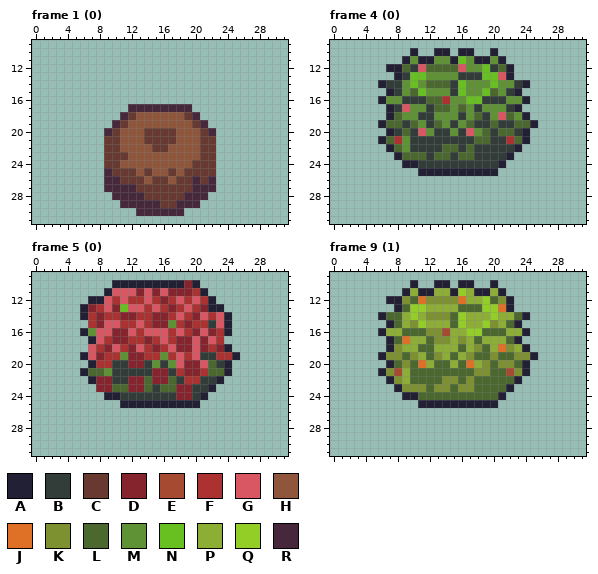
One commit to this pixel-art file: objects/WIP/DZ/garden town/mums/BUSH_MUM.aseprite. The first picture shows the starting point.
32x32 pixels, 20 frames. Colours within 5 levels of each other are drawn and written as one. Shown: frame 1 (0): x 0..31, y 9..31; frame 4 (0): x 0..31, y 9..31; frame 5 (0): x 0..31, y 9..31; frame 9 (1): x 0..31, y 9..31. The commit also changed other frames, which this record leaves out.
Palette (. is transparent): A #222034  B #323c39  C #673930  D #86242d  E #a64b31  F #ac3232  G #d95763  H #8f563b  J #df7126  K #7e9131  L #4b692f  M #5f9234  N #67c01f  P #8cae34  Q #92ce25  R #46273c
New version:
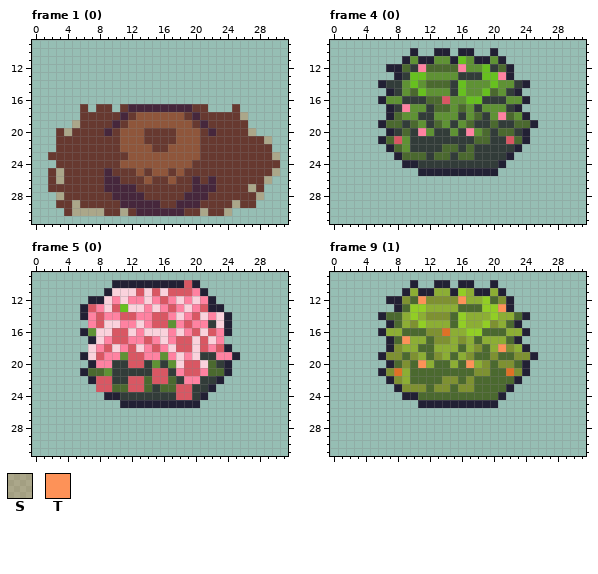
Colours new in this view: S #df71264b  T #fd9258
Commit: wet roses
Change:
{"change": "layer \"wet\" added"}
{"change": "layer \"red mum\" now hidden"}
{"change": "layer \"pink mum\" now shown"}
{"colour":"D","old":"#86242d","new":"#d95763"}
{"colour":"F","old":"#ac3232","new":"#ff82a1"}
{"colour":"G","old":"#d95763","new":"#fad2dc"}
{"where": "frame 1 (0), layer \"wet\""}
{"frame":1,"y":17,"x":6,"old":".","new":"C"}
{"frame":1,"y":17,"x":8,"old":"..","new":"CC"}
{"frame":1,"y":17,"x":11,"old":".","new":"C"}
{"frame":1,"y":17,"x":20,"old":"..","new":"CC"}
{"frame":1,"y":17,"x":25,"old":".","new":"C"}
{"frame":1,"y":18,"x":6,"old":".....","new":"CCCCC"}
{"frame":1,"y":18,"x":21,"old":"......","new":"CCCCCS"}
{"frame":1,"y":19,"x":5,"old":".....","new":"SCCCC"}
{"frame":1,"y":19,"x":22,"old":".....","new":"CCCCC"}
{"frame":1,"y":20,"x":3,"old":"......","new":"CSCCCC"}
{"frame":1,"y":20,"x":23,"old":".....","new":"CCCCS"}
{"frame":1,"y":21,"x":3,"old":"......","new":"CCCCCC"}
{"frame":1,"y":21,"x":23,"old":".......","new":"CCCCCCS"}
{"frame":1,"y":22,"x":3,"old":"......","new":"CCCCCC"}
{"frame":1,"y":22,"x":23,"old":".......","new":"CCCCCCC"}
{"frame":1,"y":23,"x":2,"old":".......","new":"CCCCCCC"}
{"frame":1,"y":23,"x":23,"old":"........","new":"CCCCCCCS"}
{"frame":1,"y":24,"x":3,"old":"......","new":"CCCCCC"}
{"frame":1,"y":24,"x":23,"old":"........","new":"CCCCCCCC"}
{"frame":1,"y":25,"x":2,"old":".......","new":"CSCCCCC"}
{"frame":1,"y":25,"x":23,"old":"........","new":"CCCCCCCS"}
{"frame":1,"y":26,"x":2,"old":".......","new":"CSCCCCC"}
{"frame":1,"y":26,"x":23,"old":".......","new":"CCCCCCS"}
{"frame":1,"y":27,"x":2,"old":".......","new":"CCCCCCC"}
{"frame":1,"y":27,"x":23,"old":"......","new":"CCCCSC"}
{"frame":1,"y":28,"x":3,"old":".......","new":"SCCCCCC"}
{"frame":1,"y":28,"x":22,"old":".......","new":"CCCCCCS"}
{"frame":1,"y":29,"x":3,"old":"........","new":"CCSCCCCC"}
{"frame":1,"y":29,"x":21,"old":".......","new":"CCCCSCC"}
{"frame":1,"y":30,"x":4,"old":".........","new":"CSSSSCCSC"}
{"frame":1,"y":30,"x":19,"old":"......","new":"CCSCCS"}
{"where": "frame 4 (0), layer \"pink mum\""}
{"frame":4,"y":12,"x":11,"old":"G","new":"F"}
{"frame":4,"y":12,"x":16,"old":"G","new":"F"}
{"frame":4,"y":13,"x":21,"old":"G","new":"F"}
{"frame":4,"y":16,"x":14,"old":"F","new":"D"}
{"frame":4,"y":17,"x":9,"old":"G","new":"F"}
{"frame":4,"y":18,"x":21,"old":"G","new":"F"}
{"frame":4,"y":20,"x":11,"old":"G","new":"F"}
{"frame":4,"y":20,"x":17,"old":"G","new":"F"}
{"frame":4,"y":21,"x":8,"old":"F","new":"D"}
{"frame":4,"y":21,"x":22,"old":"F","new":"D"}
{"where": "frame 9 (1), layer \"pink mum\""}
{"frame":9,"y":12,"x":11,"old":"J","new":"T"}
{"frame":9,"y":12,"x":16,"old":"J","new":"T"}
{"frame":9,"y":13,"x":21,"old":"J","new":"T"}
{"frame":9,"y":16,"x":14,"old":"E","new":"J"}
{"frame":9,"y":17,"x":9,"old":"J","new":"T"}
{"frame":9,"y":18,"x":21,"old":"J","new":"T"}
{"frame":9,"y":20,"x":11,"old":"J","new":"T"}
{"frame":9,"y":20,"x":17,"old":"J","new":"T"}
{"frame":9,"y":21,"x":8,"old":"E","new":"J"}
{"frame":9,"y":21,"x":22,"old":"E","new":"J"}
